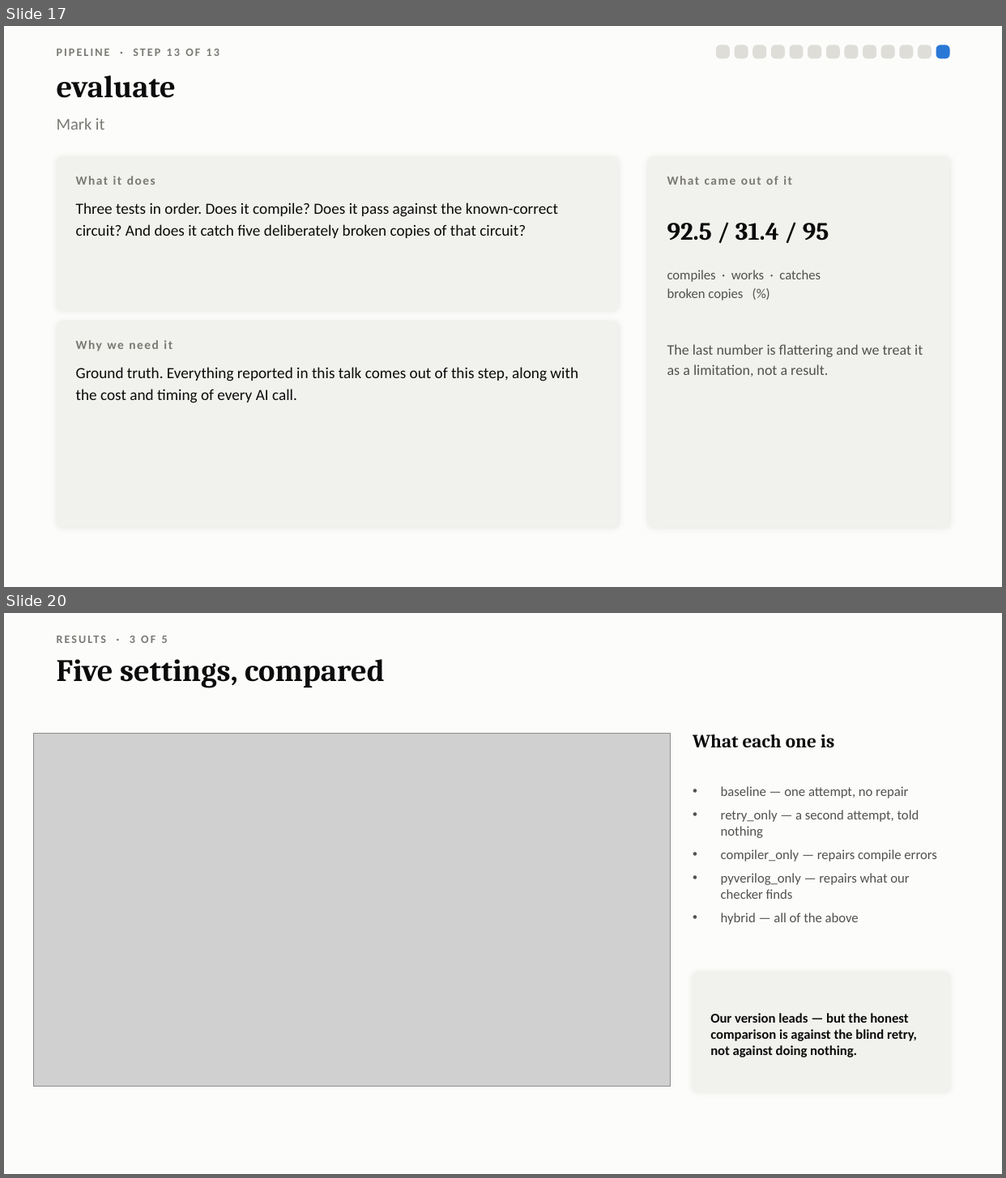
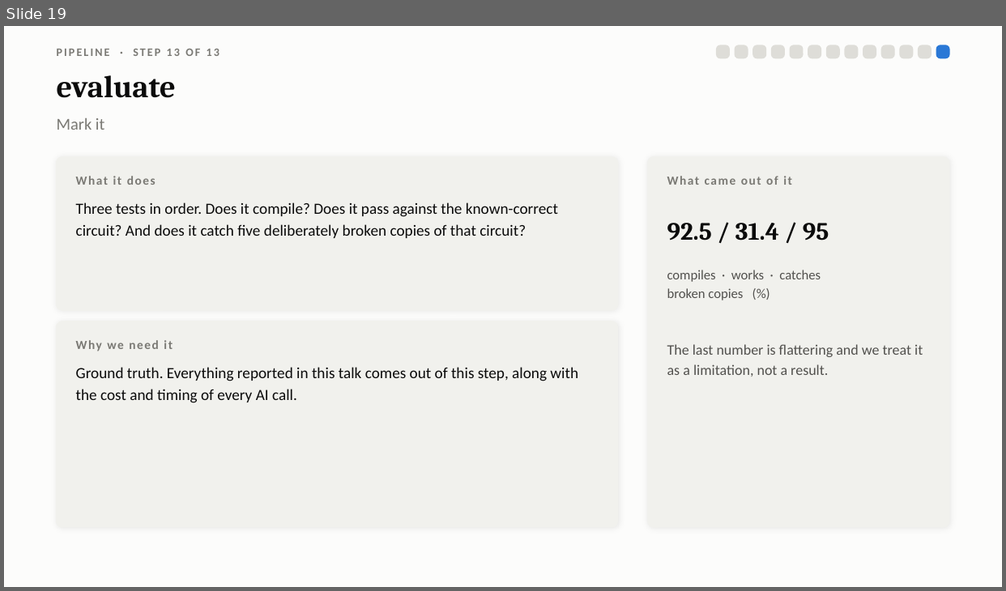
Before and after one commit to Sawaiz-zip/agentic-verilog-testbench, a slide deck: docs/presentation.pptx. Shown one above the other, each under a label of ours: slides 17 and 20 before the commit, slide 19 after it; the slides between them are not shown. The pictures are 1006x1178 and 1006x591 pixels, drawn with LibreOffice and Linux fonts; fonts in the diff are those of the drawing; grey boxes stand for pictures. Boxes give left, top, right and bottom in pixels: in the first picture for what was removed or moved away, otherwise in the second. Text is boxed around its words. In the diff, an @@ line names an element or a change of style, - is before the commit and + after.

```diff
--- a/docs/presentation.pptx
+++ b/docs/presentation.pptx
@@ slide 20 removed at (x1=4, y1=613, x2=1002, y2=1174), background #FCFCFB @@
@@ text removed at (x1=130, y1=636, x2=168, y2=643) @@
-RESULTS · 3 OF 5
@@ text removed at (x1=57, y1=659, x2=385, y2=688) @@
-Five settings, compared
@@ picture removed at (x1=34, y1=734, x2=671, y2=1087) @@
@@ text removed at (x1=692, y1=735, x2=834, y2=747) @@
-What each one is
@@ text removed at (x1=721, y1=786, x2=936, y2=925) @@
-• baseline — one attempt, no repair
-• retry_only — a second attempt, told nothing
-• compiler_only — repairs compile errors
-• pyverilog_only — repairs what our checker finds
-• hybrid — all of the above
@@ rounded rectangle removed at (x1=692, y1=973, x2=949, y2=1093) @@
@@ text removed at (x1=710, y1=1013, x2=917, y2=1058) @@
-Our version leads — but the honest comparison is against the blind retry, not against doing nothing.
@@ what was slide 17 is now slide 19 @@
```
Also in this commit, not shown: 1 slide changed, 8 slides added, 3 other slides removed, 1 other file.
